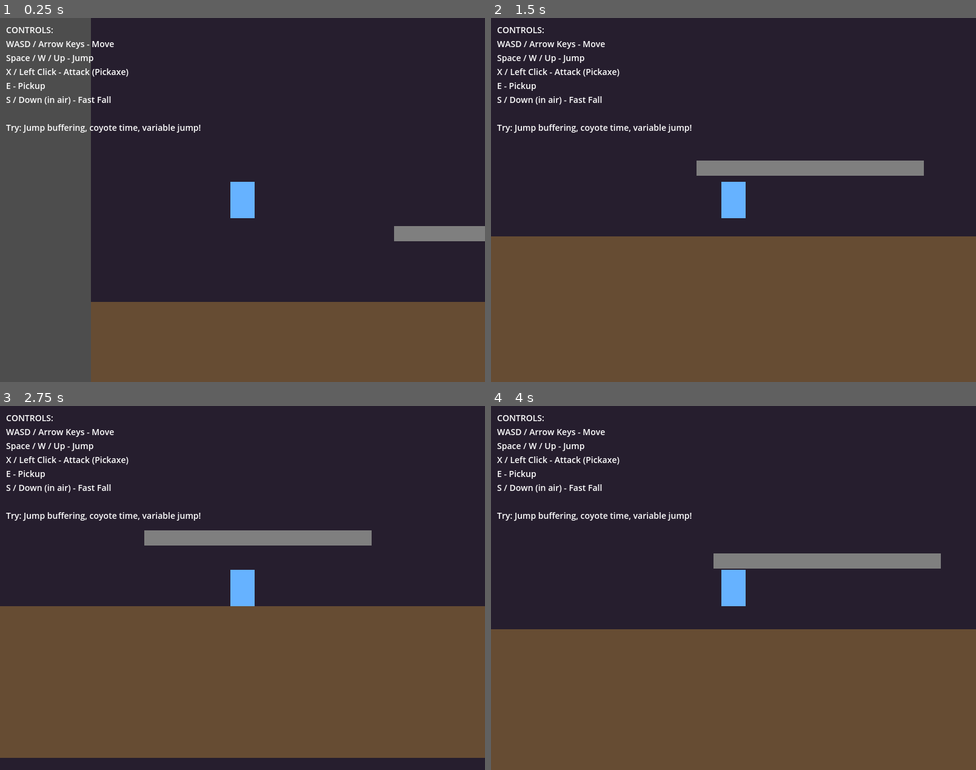
Above: before the commit, frames 1-4 (two rows, left to right).
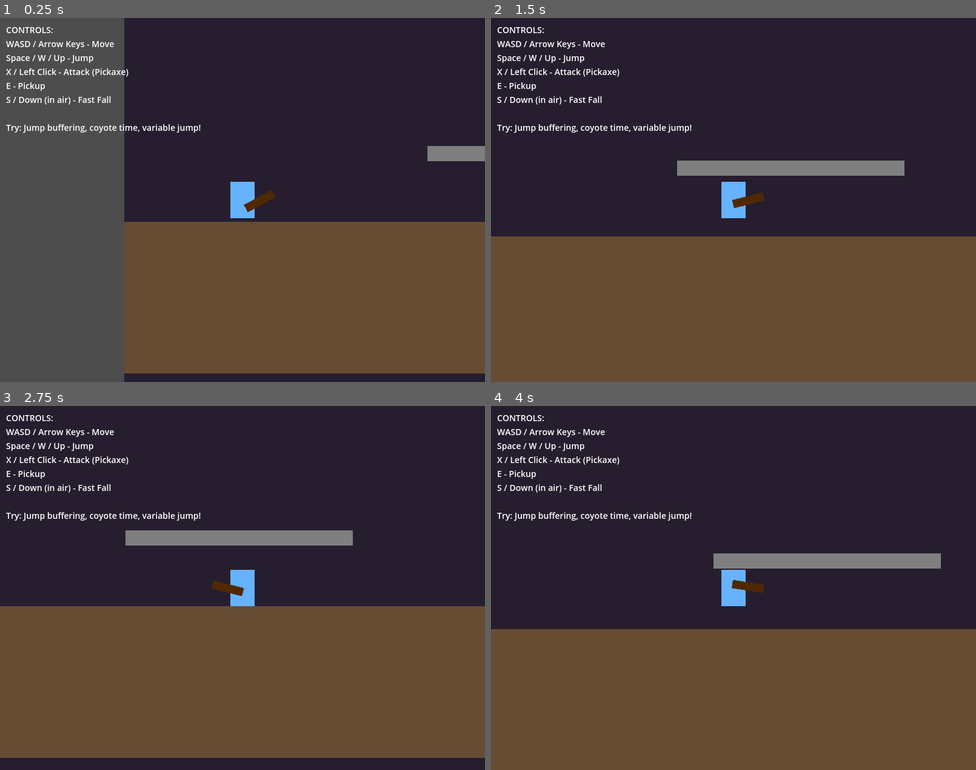
Above: after the commit, the same moments.

Repository: Tommi377/cave-packer
Game: Godot game, scene res://content/levels/test_level.tscn
The game is run twice, just before and just after one commit, with the same random seed, the same clock (stepped at 60 frames per second) and the same inputs. Before the commit the project starts from res://levels/test_level.tscn.
Inputs (mouse positions are in pixels of both pictures, inside the frame that each line leads up to):
- Up to frame 1 (0.25 s): no input
- Up to frame 2 (1.5 s): move the mouse to (840, 181) at 0.52 s; hold D (move_right) from 0.53 s (still down); click (840, 181) at 0.6 s; tap Space (jump) at 0.77, 0.8, 1.07, 1.35 s; move the mouse to (636, 218) at 1.27 s
- Up to frame 3 (2.75 s): tap Space (jump) at 1.52, 1.82, 2.3 s; click (145, 606) at 1.55 s; move the mouse to (291, 507) at 2.02 s; release D (move_right) at 2.03 s; hold A (move_left) from 2.03 s (still down); click (291, 507) at 2.1 s
- Up to frame 4 (4 s): move the mouse to (709, 660) at 2.77 s; release A (move_left) at 2.78 s; hold D (move_right) from 2.78 s (still down); tap R at 2.85 s; tap Space (jump) at 3.02, 3.32, 3.77, 3.8 s; click (709, 660) at 3.05 s; move the mouse to (879, 642) at 3.52 s; click (879, 642) at 3.6 s

The runs differ from the first frame. In frame 1, 25% of the frame differs, in the area x 18-100%, y 0-100%; in frame 2, 0.5%; in frame 3, 0.5%; in frame 4, 0.1%.

Commit message:
file structuring

Diff:
--- a/levels/test_level.tscn
+++ b/content/levels/test_level.tscn
@@ -1,7 +1,7 @@
 [gd_scene load_steps=3 format=3 uid="uid://bthwxe76hj5hj"]
 
-[ext_resource type="Script" uid="uid://c0d4su4vfl74y" path="res://levels/test_level.gd" id="1_level"]
-[ext_resource type="PackedScene" uid="uid://c21h7xdvxtl7w" path="res://player/player.tscn" id="2_player"]
+[ext_resource type="Script" uid="uid://87s3gpgd16y8" path="res://content/levels/test_level.gd" id="1_level"]
+[ext_resource type="PackedScene" uid="uid://c21h7xdvxtl7w" path="res://content/player/player.tscn" id="2_player"]
 
 [node name="TestLevel" type="Node2D"]
 script = ExtResource("1_level")
@@ -30,8 +30,7 @@
 Try: Jump buffering, coyote time, variable jump!"
 
 [node name="Player" parent="." instance=ExtResource("2_player")]
-position = Vector2(100, 200)
-fast_fall_multiplier = 1.5
+position = Vector2(78, 253)
 
 [node name="Ground" type="StaticBody2D" parent="."]
 
--- a/player/player.gd
+++ b/content/player/player.gd
@@ -32,7 +32,7 @@
 var facing_right: bool = true
 
 # Node references
-@onready var sprite: Sprite2D = $Sprite2D
+@onready var visual: CanvasGroup = %Visual
 @onready var animation_player: AnimationPlayer = $AnimationPlayer if has_node("AnimationPlayer") else null
 @onready var pickaxe_hitbox: Area2D = $PickaxeHitbox if has_node("PickaxeHitbox") else null
 
@@ -42,31 +42,18 @@
 	floor_max_angle = deg_to_rad(46) # Spelunky-like slope handling
 
 func _physics_process(delta: float) -> void:
-	# Update timers
 	update_timers(delta)
 
-	# Handle input
 	var input_direction := get_input_direction()
 
-	# Apply gravity
 	apply_gravity(delta, input_direction)
-
-	# Handle jump
 	handle_jump()
-
-	# Handle horizontal movement
 	handle_horizontal_movement(delta, input_direction)
-
-	# Handle pickaxe attack
 	handle_pickaxe()
-
-	# Update sprite direction
 	update_sprite_direction(input_direction)
 
-	# Move the character
 	move_and_slide()
 
-	# Update coyote time
 	if is_on_floor():
 		coyote_timer = coyote_time
 	else:
@@ -127,8 +114,8 @@
 	pickaxe_timer = pickaxe_cooldown
 
 	# Play attack animation
-	if animation_player and animation_player.has_animation("attack"):
-		animation_player.play("attack")
+	if animation_player and animation_player.has_animation("pickaxe_swing"):
+		animation_player.play("pickaxe_swing")
 
 	# Check for destructible blocks in range
 	detect_and_break_blocks()
@@ -151,12 +138,16 @@
 func update_sprite_direction(input_direction: float) -> void:
 	if input_direction > 0:
 		facing_right = true
-		if sprite:
-			sprite.flip_h = false
+		if visual:
+			visual.scale.x = 1.0 # Face right (normal)
+		if pickaxe_hitbox:
+			pickaxe_hitbox.position.x = abs(pickaxe_hitbox.position.x) # Positive x (right side)
 	elif input_direction < 0:
 		facing_right = false
-		if sprite:
-			sprite.flip_h = true
+		if visual:
+			visual.scale.x = -1.0 # Face left (flipped)
+		if pickaxe_hitbox:
+			pickaxe_hitbox.position.x = - abs(pickaxe_hitbox.position.x) # Negative x (left side)
 
 func update_timers(delta: float) -> void:
 	if coyote_timer > 0:
--- /dev/null
+++ b/content/player/player.tscn
@@ -0,0 +1,109 @@
+[gd_scene load_steps=9 format=3 uid="uid://c21h7xdvxtl7w"]
+
+[ext_resource type="Script" uid="uid://di12wwpksvflp" path="res://content/player/player.gd" id="1_player"]
+
+[sub_resource type="CanvasTexture" id="CanvasTexture_3vyb7"]
+
+[sub_resource type="CanvasTexture" id="CanvasTexture_2rga7"]
+
+[sub_resource type="RectangleShape2D" id="RectangleShape2D_player"]
+size = Vector2(16, 24)
+
+[sub_resource type="Animation" id="Animation_2rga7"]
+length = 0.001
+tracks/0/type = "value"
+tracks/0/imported = false
+tracks/0/enabled = true
+tracks/0/path = NodePath("Visual/Pickaxe:position")
+tracks/0/interp = 1
+tracks/0/loop_wrap = true
+tracks/0/keys = {
+"times": PackedFloat32Array(0),
+"transitions": PackedFloat32Array(1),
+"update": 0,
+"values": [Vector2(11.328146, 0.7371212)]
+}
+tracks/1/type = "value"
+tracks/1/imported = false
+tracks/1/enabled = true
+tracks/1/path = NodePath("Visual/Pickaxe:rotation")
+tracks/1/interp = 1
+tracks/1/loop_wrap = true
+tracks/1/keys = {
+"times": PackedFloat32Array(0),
+"transitions": PackedFloat32Array(1),
+"update": 0,
+"values": [-0.49702013]
+}
+
+[sub_resource type="Animation" id="Animation_y66qv"]
+resource_name = "PickaxeSwing"
+length = 0.5
+tracks/0/type = "value"
+tracks/0/imported = false
+tracks/0/enabled = true
+tracks/0/path = NodePath("Visual/Pickaxe:position")
+tracks/0/interp = 1
+tracks/0/loop_wrap = true
+tracks/0/keys = {
+"times": PackedFloat32Array(0, 0.25, 0.5),
+"transitions": PackedFloat32Array(1, 1, 1),
+"update": 0,
+"values": [Vector2(9.113, 0.737), Vector2(9.243, -2.093), Vector2(9.728, 0.197)]
+}
+tracks/1/type = "value"
+tracks/1/imported = false
+tracks/1/enabled = true
+tracks/1/path = NodePath("Visual/Pickaxe:rotation")
+tracks/1/interp = 1
+tracks/1/loop_wrap = true
+tracks/1/keys = {
+"times": PackedFloat32Array(0, 0.25, 0.5),
+"transitions": PackedFloat32Array(1, 1, 1),
+"update": 0,
+"values": [-0.4799655442984406, 0.5078908123303503, -0.24783675378319459]
+}
+
+[sub_resource type="AnimationLibrary" id="AnimationLibrary_oq5wi"]
+_data = {
+&"RESET": SubResource("Animation_2rga7"),
+&"pickaxe_swing": SubResource("Animation_y66qv")
+}
+
+[sub_resource type="CircleShape2D" id="CircleShape2D_pickaxe"]
+radius = 20.0
+
+[node name="Player" type="CharacterBody2D"]
+script = ExtResource("1_player")
+
+[node name="Visual" type="CanvasGroup" parent="."]
+unique_name_in_owner = true
+z_index = 1
+
+[node name="Player" type="Sprite2D" parent="Visual"]
+modulate = Color(0.4, 0.7, 1, 1)
+texture = SubResource("CanvasTexture_3vyb7")
+region_enabled = true
+region_rect = Rect2(0, 0, 16, 24)
+
+[node name="Pickaxe" type="Sprite2D" parent="Visual"]
+modulate = Color(0.31308666, 0.16161871, 1.2032687e-07, 1)
+position = Vector2(11.328146, 0.7371212)
+rotation = -0.49702013
+scale = Vector2(20.797216, 5.5)
+texture = SubResource("CanvasTexture_2rga7")
+
+[node name="CollisionShape2D" type="CollisionShape2D" parent="."]
+shape = SubResource("RectangleShape2D_player")
+
+[node name="AnimationPlayer" type="AnimationPlayer" parent="."]
+libraries = {
+&"": SubResource("AnimationLibrary_oq5wi")
+}
+
+[node name="PickaxeHitbox" type="Area2D" parent="."]
+position = Vector2(16, 0)
+monitoring = false
+
+[node name="PickaxeCollision" type="CollisionShape2D" parent="PickaxeHitbox"]
+shape = SubResource("CircleShape2D_pickaxe")
--- a/player/player.tscn
+++ /dev/null
@@ -1,32 +0,0 @@
-[gd_scene load_steps=5 format=3 uid="uid://c21h7xdvxtl7w"]
-
-[ext_resource type="Script" uid="uid://07bmfw03eb72" path="res://player/player.gd" id="1_player"]
-
-[sub_resource type="CanvasTexture" id="CanvasTexture_3vyb7"]
-
-[sub_resource type="RectangleShape2D" id="RectangleShape2D_player"]
-size = Vector2(16, 24)
-
-[sub_resource type="CircleShape2D" id="CircleShape2D_pickaxe"]
-radius = 20.0
-
-[node name="Player" type="CharacterBody2D"]
-script = ExtResource("1_player")
-
-[node name="Sprite2D" type="Sprite2D" parent="."]
-modulate = Color(0.4, 0.7, 1, 1)
-texture = SubResource("CanvasTexture_3vyb7")
-region_enabled = true
-region_rect = Rect2(0, 0, 16, 24)
-
-[node name="CollisionShape2D" type="CollisionShape2D" parent="."]
-shape = SubResource("RectangleShape2D_player")
-
-[node name="AnimationPlayer" type="AnimationPlayer" parent="."]
-
-[node name="PickaxeHitbox" type="Area2D" parent="."]
-position = Vector2(16, 0)
-monitoring = false
-
-[node name="PickaxeCollision" type="CollisionShape2D" parent="PickaxeHitbox"]
-shape = SubResource("CircleShape2D_pickaxe")
--- a/project.godot
+++ b/project.godot
@@ -11,7 +11,7 @@
 [application]
 
 config/name="Ludum Dare 58"
-run/main_scene="res://levels/test_level.tscn"
+run/main_scene="res://content/levels/test_level.tscn"
 config/features=PackedStringArray("4.5", "GL Compatibility")
 config/icon="res://icon.svg"
 
Renamed: levels/test_level.gd -> content/levels/test_level.gd
Renamed: levels/test_level.gd.uid -> content/levels/test_level.gd.uid
Renamed: player/player.gd.uid -> content/player/player.gd.uid
